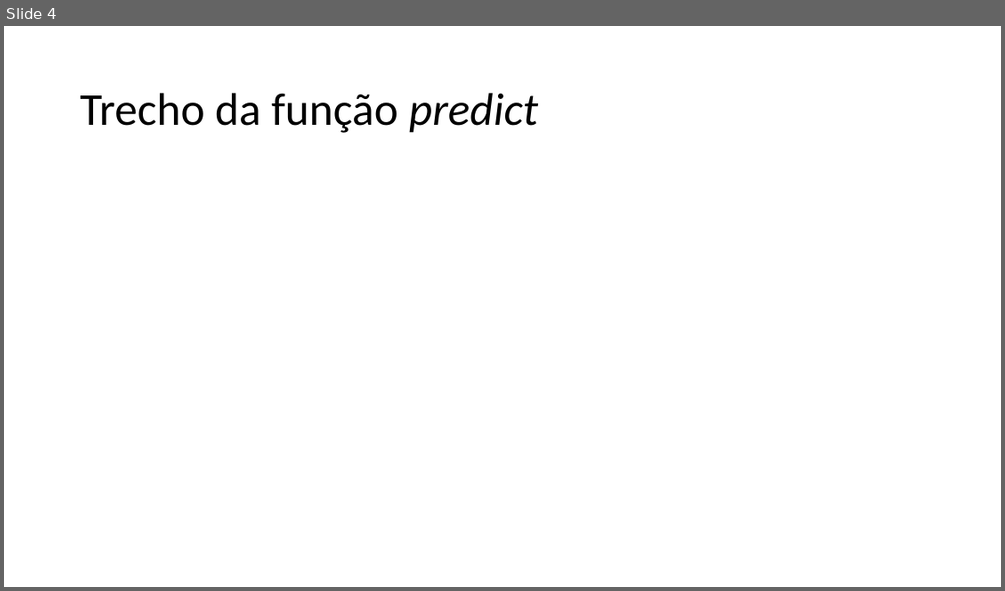
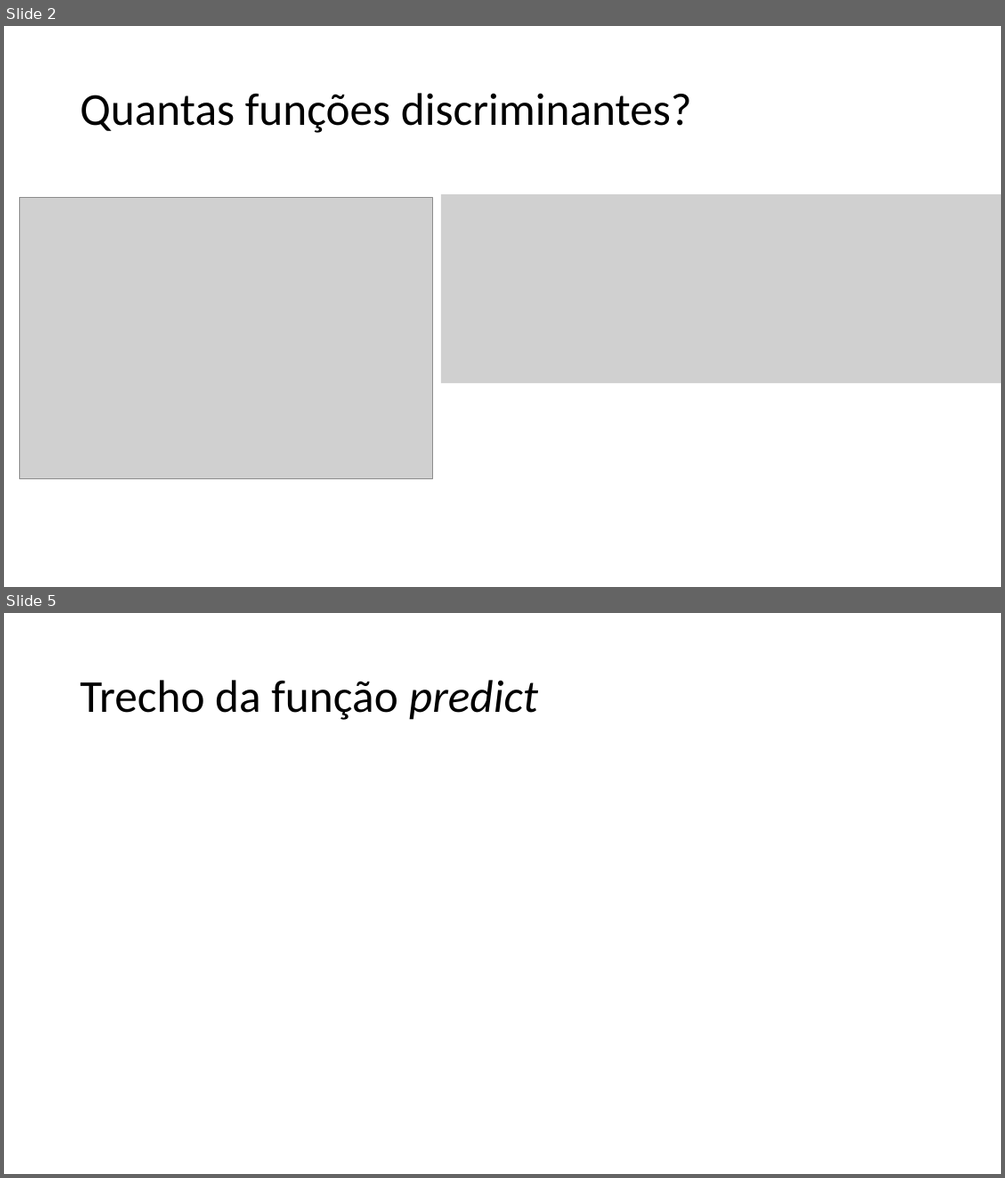
Before and after one commit to zz4fap/t320_aprendizado_de_maquina, a slide deck: slides/Lab1_Ex2.pptx. Shown one above the other, each under a label of ours: slide 4 before the commit, slides 2 and 5 after it; the slides between them are not shown. The pictures are 1005x591 and 1005x1178 pixels, drawn with LibreOffice and Linux fonts; fonts in the diff are those of the drawing; grey boxes stand for pictures. Boxes give left, top, right and bottom in pixels: in the first picture for what was removed or moved away, otherwise in the second. Text is boxed around its words. In the diff, an @@ line names an element or a change of style, - is before the commit and + after.

```diff
--- a/slides/Lab1_Ex2.pptx
+++ b/slides/Lab1_Ex2.pptx
@@ slide 2 added at [4, 26, 1001, 587], background #FFFFFF @@
@@ title added at [80, 93, 692, 133], 44 pt, text #000000 @@
+Quantas funções discriminantes?
@@ picture added at [19, 197, 432, 478] @@
@@ picture added at [441, 194, 1001, 383] @@
@@ what was slide 4 is now slide 5 @@
```
Also in this commit, not shown: 3 slides changed, 3 other files.
